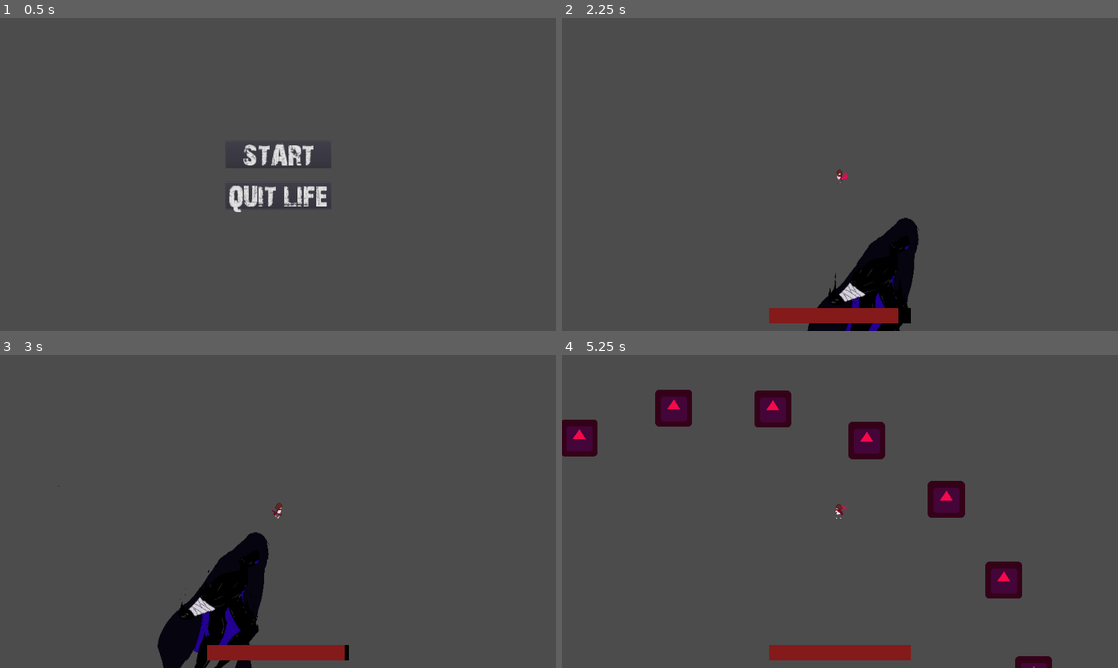
Above: before the commit, frames 1-4 (two rows, left to right).
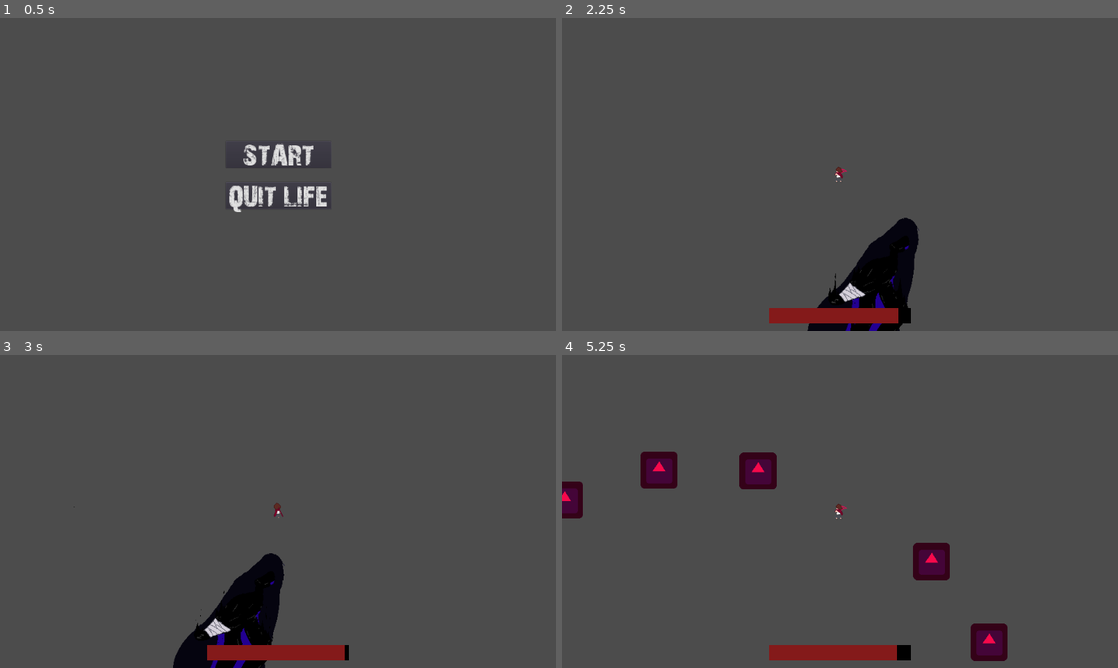
Above: after the commit, the same moments.

Repository: LadyVolk/The-Modern-Triad
Game: Godot game, scene res://Menu.tscn
Two runs of this game, one before a commit and one after it. Both use one fixed random seed, a clock stepped at 60 frames per second and the inputs below. The engine's default icon, where the game draws it, is replaced by a stand-in: a white triangle on a blue panel in a dark square. Sound files missing from this copy of the repository are replaced by a short silence.
Inputs (mouse positions are in pixels of both pictures, inside the frame that each line leads up to):
- Up to frame 1 (0.5 s): no input
- Up to frame 2 (2.25 s): click "START" at 0.5 s; move the mouse to (962, 158) at 1.27 s; press the mouse at (962, 158) at 1.28 s; hold D (player_right) 1.28-2.03 s; move the mouse to (728, 190) at 2.02 s; release the mouse at (728, 190) at 2.03 s; hold S (player_down) from 2.03 s (still down); right-click (728, 190) at 2.1 s
- Up to frame 3 (3 s): click (166, 527) at 2.3 s; move the mouse to (333, 442) at 2.77 s; release S (player_down) at 2.78 s; hold D (player_right) from 2.78 s (still down); hold Space (player_dash) from 2.78 s (still down)
- Up to frame 4 (5.25 s): click (895, 442) at 3.05 s; move the mouse to (812, 574) at 3.52 s; release D (player_right) at 3.53 s; release Space (player_dash) at 3.53 s; hold W (player_up) 3.53-4.28 s; click (812, 574) at 3.6 s; move the mouse to (1006, 558) at 4.27 s; press the mouse at (1006, 558) at 4.28 s; hold A (player_left) from 4.28 s (still down); move the mouse to (673, 464) at 5.02 s; release the mouse at (673, 464) at 5.03 s; right-click (673, 464) at 5.1 s

Frame 1 is identical in both runs. In frame 2, less than 0.1% of the frame differs, in the area x 49-52%, y 47-53%; in frame 3, 4.1%; in frame 4, 8.6%, in the area x 0-89%, y 11-100%.

Commit message:
fixed player rotation with zoom

Diff:
--- a/game/Player.gd
+++ b/game/Player.gd
@@ -97,7 +97,7 @@
 
 func get_player_direction():
 	var mouse_pos = get_viewport().get_mouse_position()
-	var center_player = global_position
+	var center_player = get_global_transform_with_canvas().origin
 
 	return  (mouse_pos - center_player).normalized()
 
